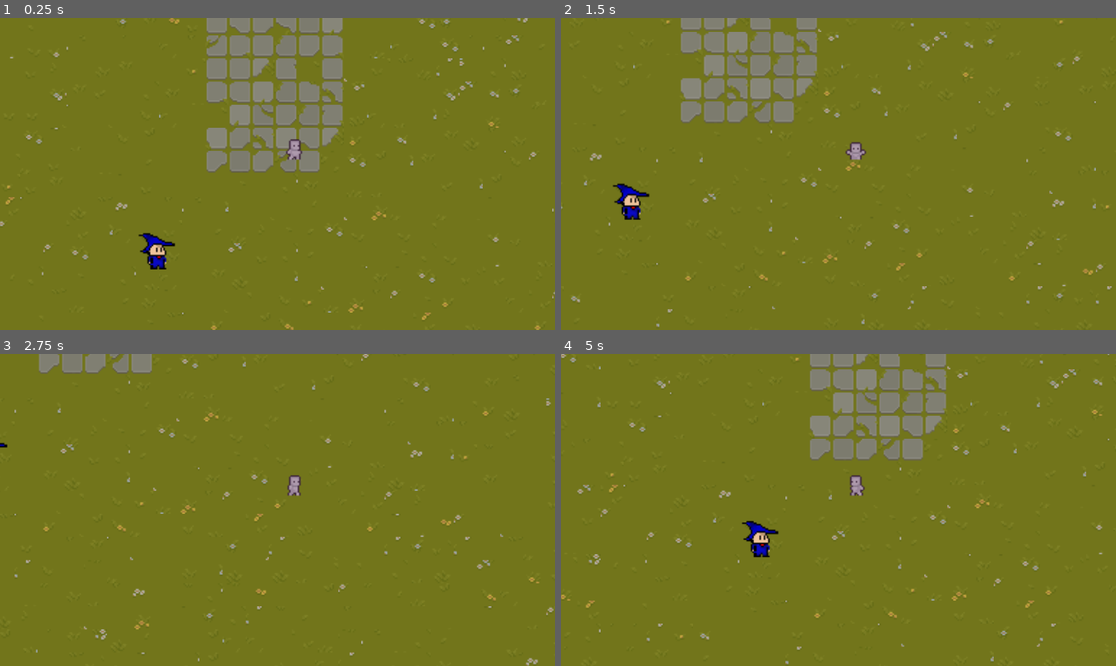
Above: before the commit, frames 1-4 (two rows, left to right).
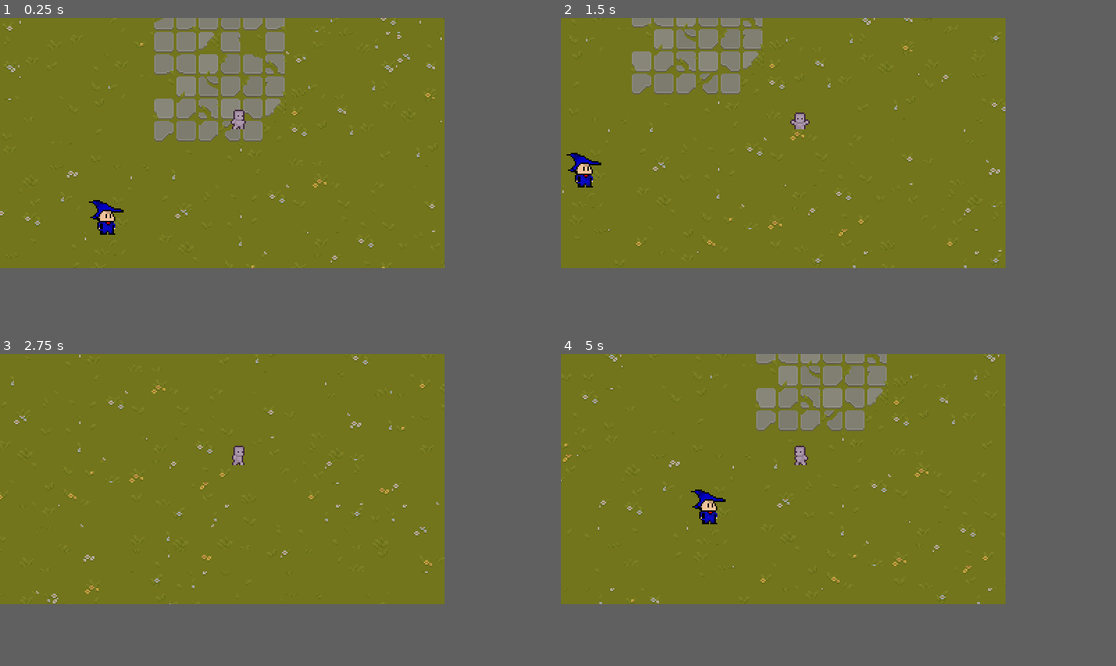
Above: after the commit, the same moments.

Repository: guilherme1081/game-teste
Game: Godot game, scene res://world.tscn
The game is run twice, just before and just after one commit, with the same random seed, the same clock (stepped at 60 frames per second) and the same inputs.
Inputs (mouse positions are in pixels of both pictures, inside the frame that each line leads up to):
- Up to frame 1 (0.25 s): no input
- Up to frame 2 (1.5 s): move the mouse to (960, 158) at 0.52 s; press the mouse at (960, 158) at 0.53 s; hold D (right) 0.53-1.28 s; move the mouse to (727, 189) at 1.27 s; release the mouse at (727, 189) at 1.28 s; hold S (down) from 1.28 s (still down); tap Space (dash) at 1.35 s
- Up to frame 3 (2.75 s): click (166, 525) at 1.55 s; move the mouse to (333, 441) at 2.02 s; release S (down) at 2.03 s; press the mouse at (333, 441) at 2.03 s; hold D (right) from 2.03 s (still down)
- Up to frame 4 (5 s): move the mouse to (810, 572) at 2.77 s; release D (right) at 2.78 s; release the mouse at (810, 572) at 2.78 s; hold W (up) 2.78-3.53 s; click (810, 572) at 2.85 s; move the mouse to (1005, 556) at 3.52 s; hold Space (dash) 3.53-4.28 s; hold A (left) from 3.53 s (still down); click (1005, 556) at 3.8 s; move the mouse to (672, 463) at 4.27 s; click (672, 463) at 4.35 s
In our replay, the window is 799x449 before the commit and 640x360 after it. These sizes can differ from the game's own. Grey fills any space a smaller window leaves; there, only what the larger window draws over its background counts as a difference.

The runs differ from the first frame. In frame 1, 13% of the frame differs, in the area x 0-100%, y 0-100%; in frame 2, 8.9%; in frame 3, 2.8%; in frame 4, 9.3%.

Commit message:
teste de projetil e arrumando as configs do projeto

Diff:
--- /dev/null
+++ b/components/damage_component.gd
@@ -0,0 +1,11 @@
+extends Area2D
+
+
+# Called when the node enters the scene tree for the first time.
+func _ready():
+	pass # Replace with function body.
+
+
+# Called every frame. 'delta' is the elapsed time since the previous frame.
+func _process(delta):
+	pass
--- /dev/null
+++ b/components/damage_component.tscn
@@ -0,0 +1,6 @@
+[gd_scene load_steps=2 format=3 uid="uid://xfu6kju24v5x"]
+
+[ext_resource type="Script" path="res://components/damage_component.gd" id="1_bnq8g"]
+
+[node name="damageComponent" type="Area2D"]
+script = ExtResource("1_bnq8g")
--- a/player/player.gd
+++ b/player/player.gd
@@ -3,6 +3,7 @@
 @onready var sprite = $"AnimatedSprite2D"
 @onready var dash_cd = $"dash_cooldown"
 
+@export var Bullet : PackedScene
 
 # Variáveis de movimento
 const base_moviment_speed: int = 80
@@ -30,12 +31,17 @@
 var has_dash = 0
 var dash_amount = 2
 # Processos
+
 func _process(delta):
 	if dash_duration > 0:
 		dash_duration -= delta
 
 func _physics_process(delta):
 	moviment()
+
+	if Input.is_action_pressed("attack"):
+		print("YEahhh")
+		shoot()
 
 # métodos
 func moviment():
@@ -79,8 +85,13 @@
 		sprite.play(dash_anim[last_direction])
 		velocity += velocity.normalized() * base_moviment_speed * dash_duration * dash_multiplier
 
+	move_and_slide()
 
-	move_and_slide()
+func shoot():
+	print("Shooot!!!")
+	var b = Bullet.instantiate()
+	add_child(b)
+	b.transform = $Muzzle.global_transform
 
 
 func _on_dash_cooldown_timeout():
--- a/player/player.tscn
+++ b/player/player.tscn
@@ -1,7 +1,9 @@
-[gd_scene load_steps=39 format=3 uid="uid://b1sokx0vu232p"]
+[gd_scene load_steps=41 format=3 uid="uid://b1sokx0vu232p"]
 
 [ext_resource type="Script" path="res://player/player.gd" id="1_eunds"]
 [ext_resource type="Texture2D" uid="uid://dkioj7px3h30e" path="res://assets/player/Prototype_Worksheet.png" id="1_kt6qb"]
+[ext_resource type="PackedScene" uid="uid://c0djtboftul1r" path="res://skills/bullet/bullet.tscn" id="2_8yalo"]
+[ext_resource type="PackedScene" uid="uid://xfu6kju24v5x" path="res://components/damage_component.tscn" id="3_36qqx"]
 
 [sub_resource type="AtlasTexture" id="AtlasTexture_ll26y"]
 atlas = ExtResource("1_kt6qb")
@@ -294,6 +296,7 @@
 
 [node name="player" type="CharacterBody2D"]
 script = ExtResource("1_eunds")
+Bullet = ExtResource("2_8yalo")
 
 [node name="AnimatedSprite2D" type="AnimatedSprite2D" parent="."]
 z_index = 99
@@ -310,5 +313,10 @@
 
 [node name="dash_duration" type="Timer" parent="."]
 
+[node name="damageComponent" parent="." instance=ExtResource("3_36qqx")]
+
+[node name="Muzzle" type="Marker2D" parent="."]
+position = Vector2(18, -15)
+
 [connection signal="timeout" from="dash_cooldown" to="." method="_on_dash_cooldown_timeout"]
 [connection signal="timeout" from="dash_duration" to="." method="_on_dash_duration_timeout"]
--- a/project.godot
+++ b/project.godot
@@ -10,10 +10,18 @@
 
 [application]
 
-config/name="TILEMAP"
+config/name="Test Case 1"
 run/main_scene="res://world.tscn"
 config/features=PackedStringArray("4.1", "Forward Plus")
 config/icon="res://icon.svg"
+
+[display]
+
+window/size/viewport_width=320
+window/size/viewport_height=180
+window/size/window_width_override=1280
+window/size/window_height_override=720
+window/stretch/mode="canvas_items"
 
 [input]
 
@@ -42,3 +50,20 @@
 "events": [null, Object(InputEventKey,"resource_local_to_scene":false,"resource_name":"","device":-1,"window_id":0,"alt …(184 unchanged characters)…
 ]
 }
+attack={
+"deadzone": 0.5,
+"events": [Object(InputEventMouseButton,"resource_local_to_scene":false,"resource_name":"","device":-1,"window_id":0,"alt_pressed":false,"shift_pressed":false,"ctrl_pressed":false,"meta_pressed":true,"button_mask":1,"position":Vector2(129, 18),"global_position":Vector2(133, 61),"factor":1.0,"button_index":1,"canceled":false,"pressed":true,"double_click":false,"script":null)
+, Object(InputEventKey,"resource_local_to_scene":false,"resource_name":"","device":-1,"window_id":0,"alt_pressed":false,"shift_pressed":false,"ctrl_pressed":false,"meta_pressed":false,"pressed":false,"keycode":0,"physical_keycode":4194325,"key_label":0,"unicode":0,"echo":false,"script":null)
+]
+}
+
+[layer_names]
+
+2d_render/layer_1="Layer1"
+2d_render/layer_2="Layer2"
+2d_render/layer_3="Layer3"
+2d_render/layer_4="Layer4"
+
+[rendering]
+
+textures/canvas_textures/default_texture_filter=0
--- /dev/null
+++ b/skills/bullet/bullet.gd
@@ -0,0 +1,11 @@
+extends Area2D
+
+var speed = 750
+
+func _physics_process(delta):
+	position += transform.x * speed * delta
+
+func on_Bullet_body_entered(body):
+	if body.is_in_group('mobs'):
+		body.queue_free()
+	queue_free()
--- /dev/null
+++ b/skills/bullet/bullet.tscn
@@ -0,0 +1,17 @@
+[gd_scene load_steps=4 format=3 uid="uid://c0djtboftul1r"]
+
+[ext_resource type="Script" path="res://skills/bullet/bullet.gd" id="1_qasdv"]
+[ext_resource type="Texture2D" uid="uid://cji047lefgpms" path="res://assets/skills/fire.png" id="1_xmvit"]
+
+[sub_resource type="RectangleShape2D" id="RectangleShape2D_jviw7"]
+size = Vector2(93, 149)
+
+[node name="bullet" type="Area2D"]
+script = ExtResource("1_qasdv")
+
+[node name="Sprite2D" type="Sprite2D" parent="."]
+texture = ExtResource("1_xmvit")
+
+[node name="CollisionShape2D" type="CollisionShape2D" parent="."]
+position = Vector2(-6, 6)
+shape = SubResource("RectangleShape2D_jviw7")
--- a/world.tscn
+++ b/world.tscn
@@ -1,13 +1,13 @@
 [gd_scene load_steps=31 format=3 uid="uid://713f1b5ik0e1"]
 
-[ext_resource type="Texture2D" uid="uid://bdn237tigrbl" path="res://assets/mapa/TX Tileset Grass.png" id="1_xt2o1"]
-[ext_resource type="Texture2D" uid="uid://djsoty36a5imy" path="res://assets/mapa/Solaria Demo Update 01.png" id="2_sivt2"]
-[ext_resource type="Texture2D" uid="uid://df644mlmoskh7" path="res://assets/mapa/TX Tileset Stone Ground.png" id="3_7tb15"]
+[ext_resource type="Texture2D" uid="uid://bdn237tigrbl" path="res://assets/TX Tileset Grass.png" id="1_xt2o1"]
+[ext_resource type="Texture2D" uid="uid://djsoty36a5imy" path="res://assets/Solaria Demo Update 01.png" id="2_sivt2"]
+[ext_resource type="Texture2D" uid="uid://df644mlmoskh7" path="res://assets/TX Tileset Stone Ground.png" id="3_7tb15"]
 [ext_resource type="Texture2D" uid="uid://dy2ruux6iypg" path="res://assets/novo bicho.png" id="3_j1qjf"]
-[ext_resource type="Texture2D" uid="uid://chl3xly4b2tci" path="res://assets/mapa/TX Tileset Wall.png" id="4_pddtd"]
-[ext_resource type="Texture2D" uid="uid://c4g82pf30owr4" path="res://assets/mapa/TX Plant.png" id="5_e61ur"]
-[ext_resource type="Texture2D" uid="uid://daq3t3qx6um8h" path="res://assets/mapa/TX Props.png" id="6_2xmqw"]
-[ext_resource type="Texture2D" uid="uid://lrpeqgy74ra7" path="res://assets/mapa/TX Shadow Plant.png" id="7_puxlj"]
+[ext_resource type="Texture2D" uid="uid://chl3xly4b2tci" path="res://assets/TX Tileset Wall.png" id="4_pddtd"]
+[ext_resource type="Texture2D" uid="uid://c4g82pf30owr4" path="res://assets/TX Plant.png" id="5_e61ur"]
+[ext_resource type="Texture2D" uid="uid://daq3t3qx6um8h" path="res://assets/TX Props.png" id="6_2xmqw"]
+[ext_resource type="Texture2D" uid="uid://lrpeqgy74ra7" path="res://assets/TX Shadow Plant.png" id="7_puxlj"]
 [ext_resource type="Texture2D" uid="uid://d0g8r52b5pplw" path="res://assets/mapa/Grassland Tileset.png" id="8_gxc75"]
 [ext_resource type="PackedScene" uid="uid://b1sokx0vu232p" path="res://player/player.tscn" id="9_t2re6"]
 
@@ -4864,7 +4864,6 @@
 [node name="player" parent="." instance=ExtResource("9_t2re6")]
 
 [node name="Camera2D" type="Camera2D" parent="player"]
-zoom = Vector2(3, 3)
 
 [node name="Sprite2D" type="StaticBody2D" parent="."]
 position = Vector2(-82, 50)
Binary file added: assets/skills/fire.png
Not shown, added: assets/skills/fire.png.import
